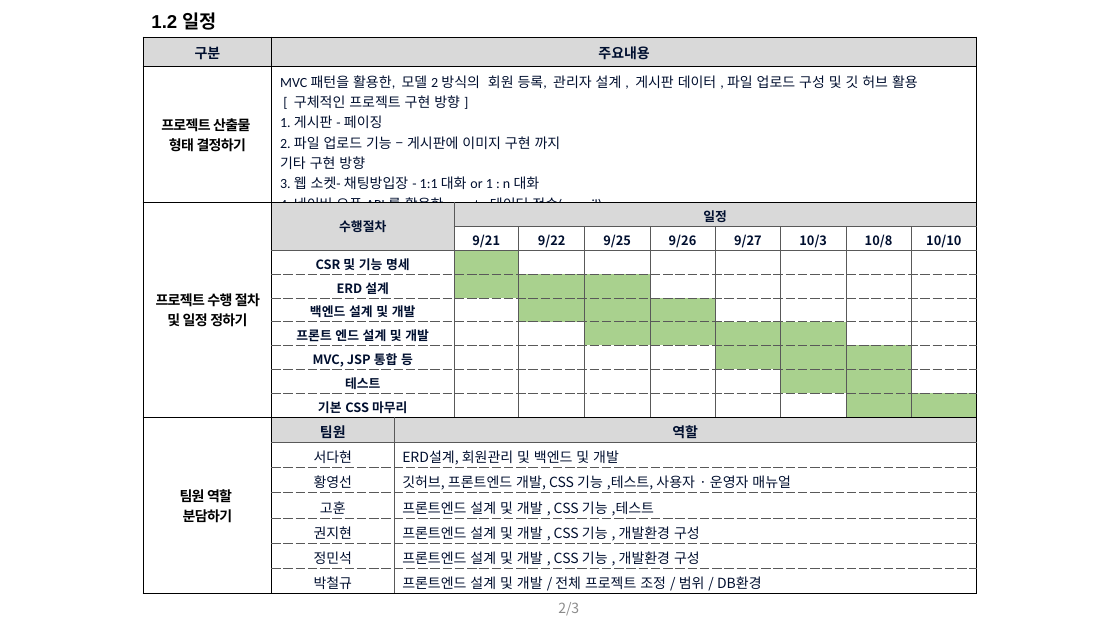
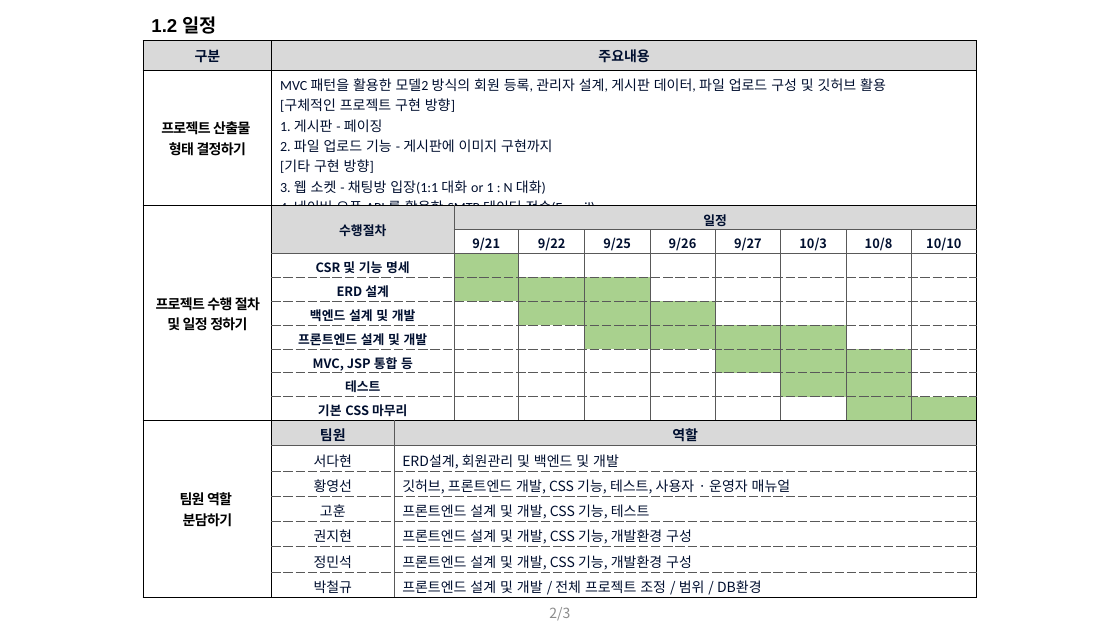
Before and after one commit to DahyeonS/Bike_Mini_Project, a slide deck: slide 2 of presentation/따릉따릉이.pptx. Drawn at 1120x630 pixels with LibreOffice and Linux fonts; fonts in the diff are those of the drawing. Boxes give left, top, right and bottom in pixels: in the first picture for what was removed or moved away, otherwise in the second. Text is boxed around its words. In the diff, an @@ line names an element or a change of style, - is before the commit and + after.

```diff
--- a/presentation/따릉따릉이.pptx
+++ b/presentation/따릉따릉이.pptx
@@ text "1.2 일정": place and size @@
-text "1.2 일정" at box(151, 12, 216, 30)
+text "1.2 일정" at box(151, 16, 216, 34)
@@ table at box(143, 40, 976, 597) @@
-row 2, column 2: MVC 패턴을 활용한, 모델 2 방식의 회원 등록, 관리자 설계 , 게시판 데이터 , 파일 업로드 구성 및 깃 허브 활용 / [ 구체적인 프로젝트 구현 방향 ] / 1. 게시판 - 페이징 / 2. 파일 업로드 기능 – 게시판에 이미지 구현 까지 / 기타 구현 방향 / 3. 웹 소켓- 채팅방입장 - 1:1 대화 or 1 : n 대화 / 4. 네이버 오픈 API 를 활용한 - smtp 데이터 전송(e-mail)
+row 2, column 2: MVC 패턴을 활용한 모델2 방식의 회원 등록, 관리자 설계, 게시판 데이터, 파일 업로드 구성 및 깃허브 활용 / [구체적인 프로젝트 구현 방향] / 1. 게시판 - 페이징 / 2. 파일 업로드 기능 - 게시판에 이미지 구현까지 / [기타 구현 방향] / 3. 웹 소켓 - 채팅방 입장(1:1 대화 or 1 : N 대화) / 4. 네이버 오픈 API 를 활용한 SMTP 데이터 전송(E-mail)
-row 8, column 2: 프론트 엔드 설계 및 개발
+row 8, column 2: 프론트엔드 설계 및 개발
-row 14, column 3: 깃허브, 프론트엔드 개발, CSS 기능 ,테스트, 사용자 · 운영자 매뉴얼
+row 14, column 3: 깃허브, 프론트엔드 개발, CSS 기능, 테스트, 사용자 · 운영자 매뉴얼
-row 15, column 3: 프론트엔드 설계 및 개발 , CSS 기능 ,테스트
+row 15, column 3: 프론트엔드 설계 및 개발, CSS 기능, 테스트
-row 16, column 3: 프론트엔드 설계 및 개발 , CSS 기능 , 개발환경 구성
+row 16, column 3: 프론트엔드 설계 및 개발, CSS 기능, 개발환경 구성
-row 17, column 3: 프론트엔드 설계 및 개발 , CSS 기능 , 개발환경 구성
+row 17, column 3: 프론트엔드 설계 및 개발, CSS 기능, 개발환경 구성
@@ page number: place and size @@
-page number at box(558, 602, 579, 616)
+page number at box(549, 607, 570, 621)
@@ page number at box(549, 607, 570, 621): alignment right to centre @@
```
Also in this commit, not shown: 2 other slides changed.
